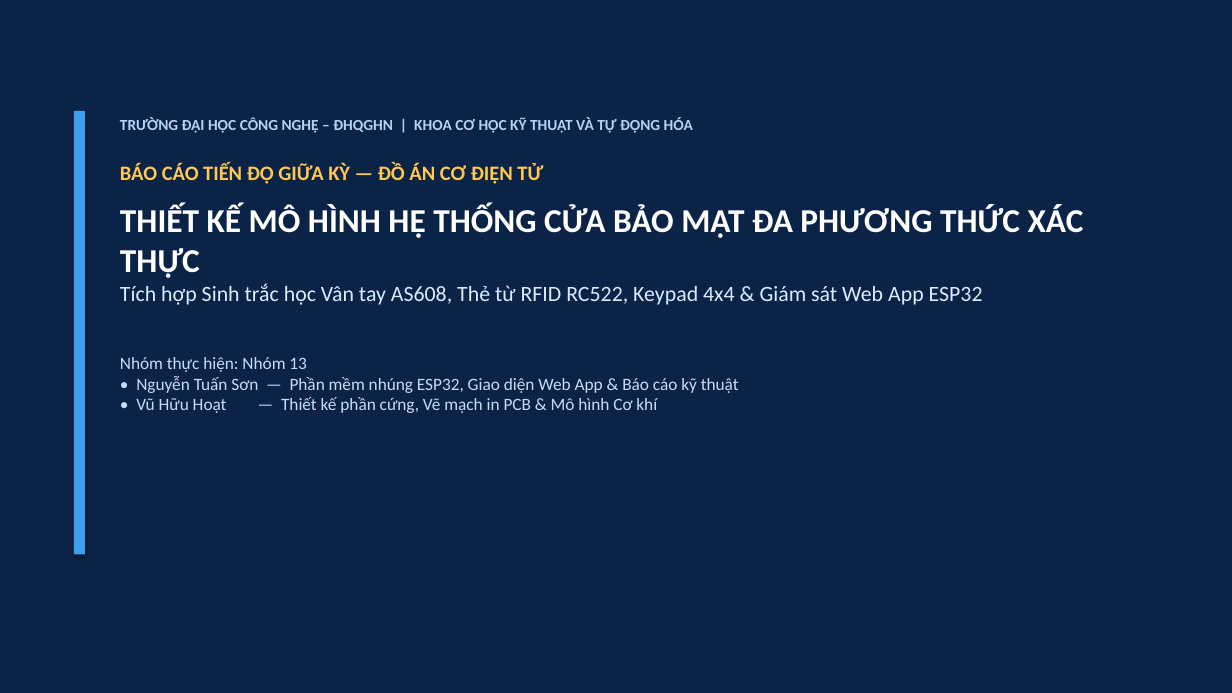
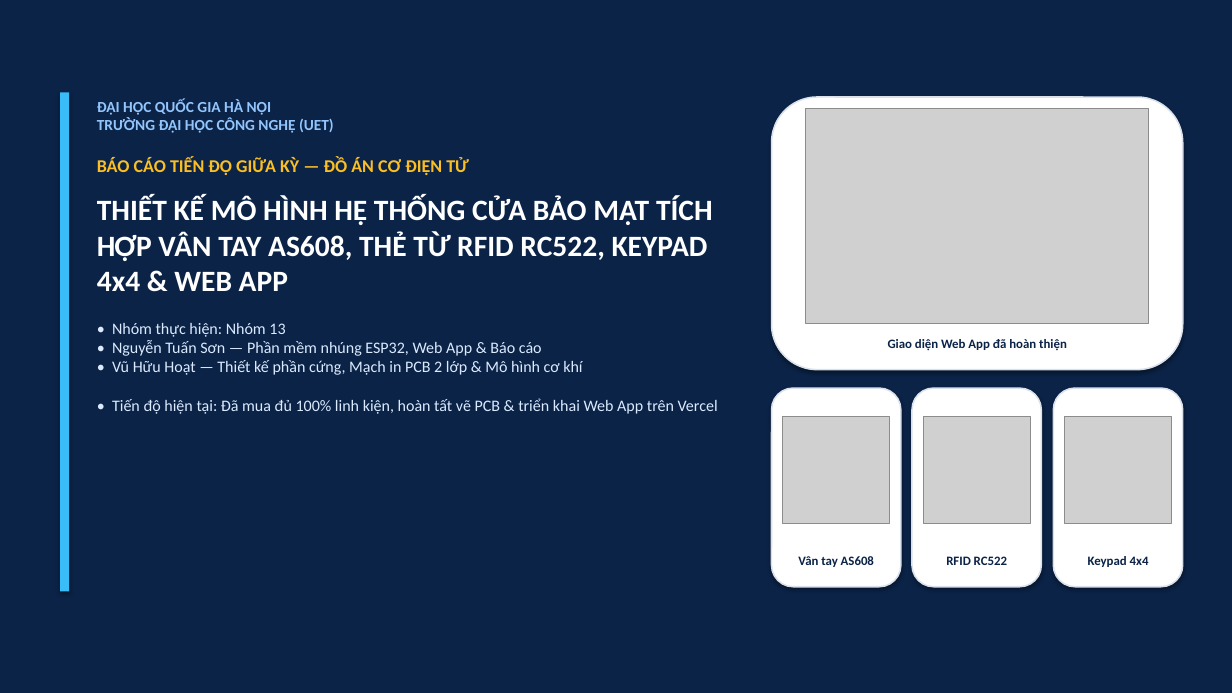
Before and after one commit to HoatVu25/BTL_Do_an_co_dien_tu, a slide deck: slide 1 of slide_baocao/BaoCao_GiuaKy_Nhom13.pptx. Drawn at 1232x693 pixels with LibreOffice and Linux fonts; fonts in the diff are those of the drawing; grey boxes stand for pictures. Boxes give left, top, right and bottom in pixels: in the first picture for what was removed or moved away, otherwise in the second. Text is boxed around its words. In the diff, an @@ line names an element or a change of style, - is before the commit and + after.

Commit message:
Upgrade mid-term slides with embedded hardware photos, Web App screenshots, PCB layout diagram, and live demo slide

```diff
--- a/slide_baocao/BaoCao_GiuaKy_Nhom13.pptx
+++ b/slide_baocao/BaoCao_GiuaKy_Nhom13.pptx
@@ rectangle: place and size @@
-rectangle at (74,111,85,555)
+rectangle at (60,92,69,592)
@@ rectangle at (60,92,69,592): fill #3CA0F0 to #38BDF8 @@
@@ text "ĐẠI HỌC QUỐC GIA HÀ ...": place and size @@
-text "ĐẠI HỌC QUỐC GIA HÀ ..." at (120,117,1084,413)
+text "ĐẠI HỌC QUỐC GIA HÀ ..." at (97,99,718,414)
@@ text at (97,99,334,133): text changed; text colour #B4D2F5 to #93C5FD @@
-TRƯỜNG ĐẠI HỌC CÔNG NGHỆ – ĐHQGHN | KHOA CƠ HỌC KỸ THUẬT VÀ TỰ ĐỘNG HÓA
+ĐẠI HỌC QUỐC GIA HÀ NỘI
+TRƯỜNG ĐẠI HỌC CÔNG NGHỆ (UET)
@@ rounded rectangle added at (772,97,1183,370), fill #FFFFFF, outline #DAE1EB 1.2 pt @@
@@ picture added at (806,108,1149,323) @@
@@ text at (97,157,469,175): size 16 to 14 pt, text colour #FFC850 to #FBBF24 in "BÁO CÁO TIẾN ĐỘ GIỮA KỲ — ..." @@
@@ text at (97,196,718,414): text changed; size 13.5 to 12.5 pt; text colour #C8DCF5 to #DBEAFE @@
-THIẾT KẾ MÔ HÌNH HỆ THỐNG CỬA BẢO MẬT ĐA PHƯƠNG THỨC XÁC THỰC
-Tích hợp Sinh trắc học Vân tay AS608, Thẻ từ RFID RC522, Keypad 4x4 & Giám sát Web App ESP32
-Nhóm thực hiện: Nhóm 13
-• Nguyễn Tuấn Sơn — Phần mềm nhúng ESP32, Giao diện Web App & Báo cáo kỹ thuật
-• Vũ Hữu Hoạt — Thiết kế phần cứng, Vẽ mạch in PCB & Mô hình Cơ khí
+THIẾT KẾ MÔ HÌNH HỆ THỐNG CỬA BẢO MẬT TÍCH HỢP VÂN TAY AS608, THẺ TỪ RFID RC522, KEYPAD 4x4 & WEB APP
+• Nhóm thực hiện: Nhóm 13
+• Nguyễn Tuấn Sơn — Phần mềm nhúng ESP32, Web App & Báo cáo
+• Vũ Hữu Hoạt — Thiết kế phần cứng, Mạch in PCB 2 lớp & Mô hình cơ khí
+• Tiến độ hiện tại: Đã mua đủ 100% linh kiện, hoàn tất vẽ PCB & triển khai Web App trên Vercel
@@ text added at (888,339,1067,351), 10 pt, text #0B2347, bold @@
+Giao diện Web App đã hoàn thiện
@@ rounded rectangle added at (772,388,901,587), fill #FFFFFF, outline #DAE1EB 1.2 pt @@
@@ rounded rectangle added at (912,388,1042,587), fill #FFFFFF, outline #DAE1EB 1.2 pt @@
@@ rounded rectangle added at (1054,388,1183,587), fill #FFFFFF, outline #DAE1EB 1.2 pt @@
@@ picture added at (783,416,890,523) @@
@@ picture added at (923,416,1031,523) @@
@@ picture added at (1065,416,1172,523) @@
@@ text added at (798,556,874,567), 10 pt, text #0B2347, bold @@
+Vân tay AS608
@@ text added at (946,556,1007,565), 10 pt, text #0B2347, bold @@
+RFID RC522
@@ text added at (1088,556,1149,567), 10 pt, text #0B2347, bold @@
+Keypad 4x4
```
Also in this commit, not shown: 9 slides added, 9 slides removed, 11 other files.
